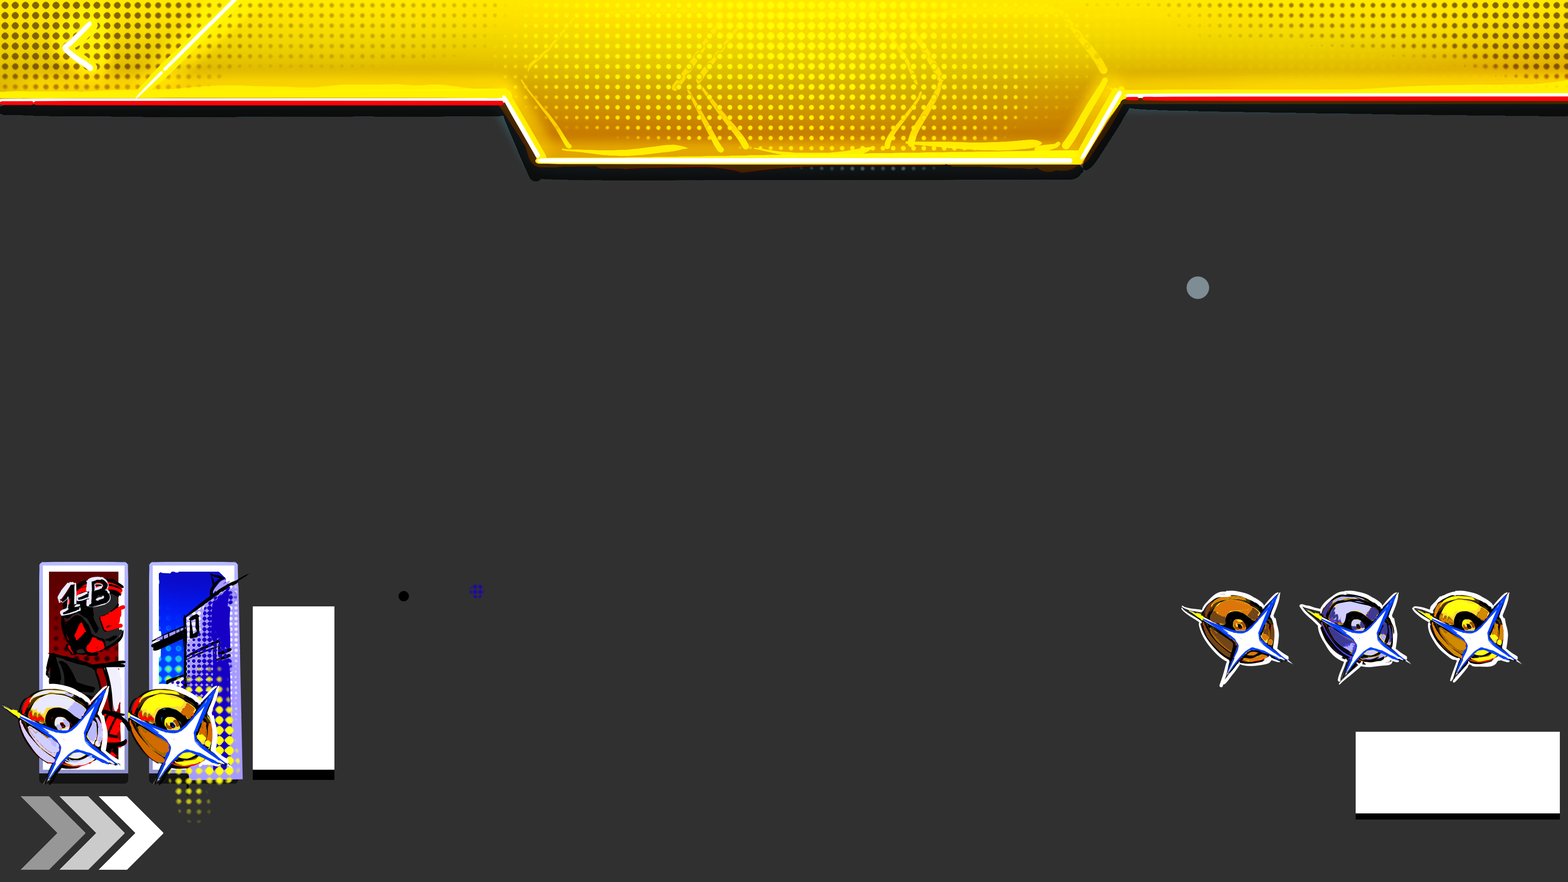
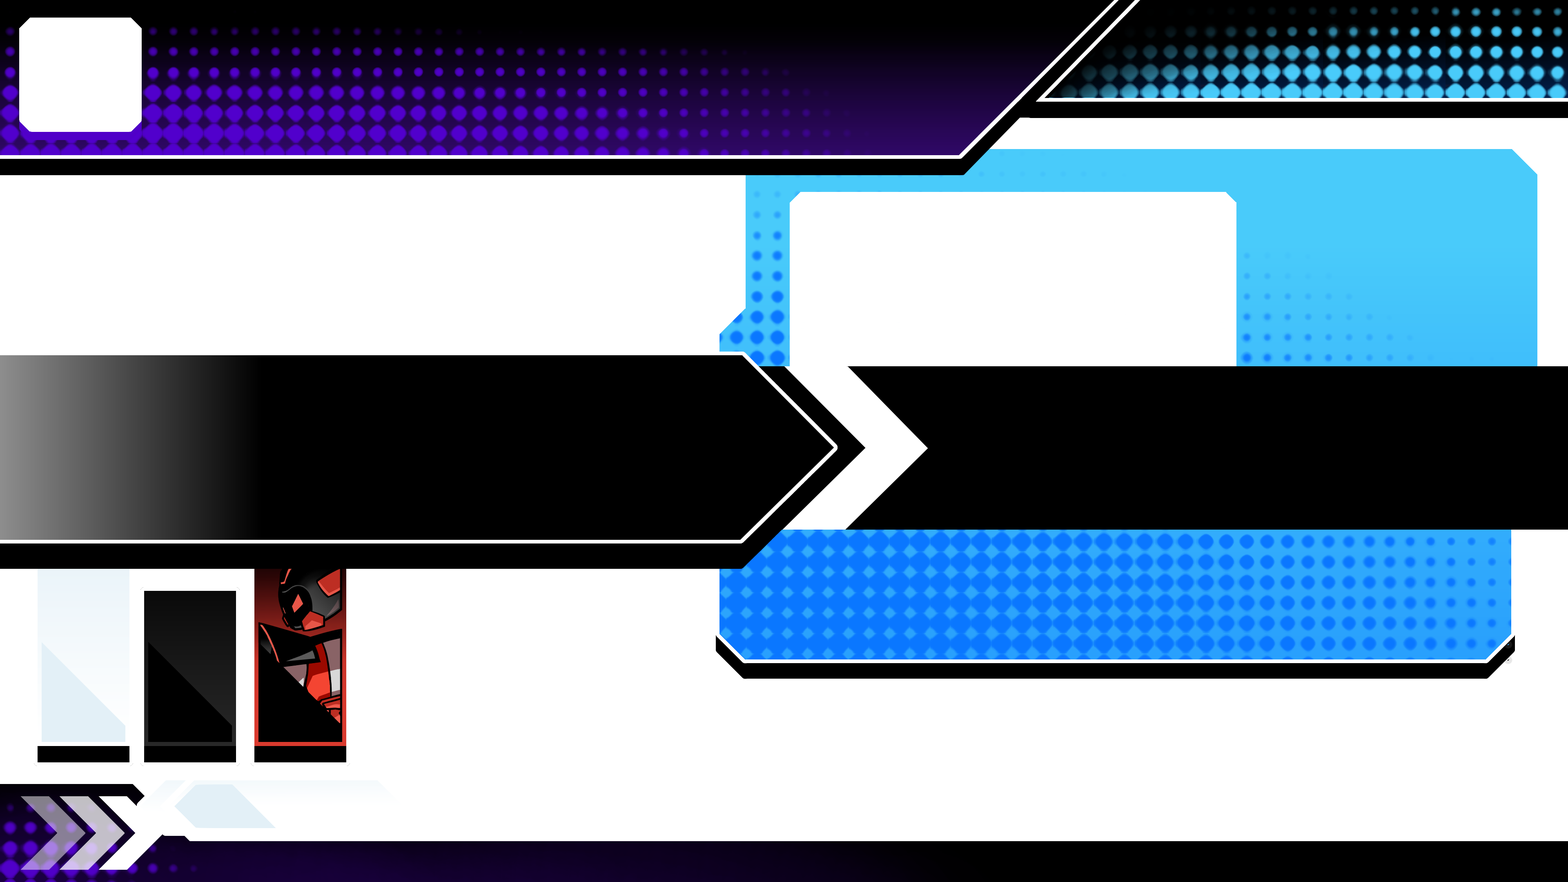
Before/after of a w=1568, h=882 layered artwork. What changed in the layer stack:
removed layer "Paint Layer 12" over [0, 0, 1568, 300]
removed layer "Copy of Paint Layer 11" (1st of 2) (was overlay, 45%) over [0, 0, 1568, 174]
removed layer "Copy of Paint Layer 11" (2nd of 2) (was overlay) over [0, 0, 1568, 174]
removed layer "Paint Layer 11" (was color) over [0, 0, 1568, 174]
removed layer "Copy of Paint Layer 10" (was overlay) over [0, 0, 1568, 183]
removed layer "Paint Layer 9" over [0, 0, 1568, 165]
removed layer "Copy of Paint Layer 8" (was 75%) over [0, 0, 1568, 182]
removed layer "Paint Layer 10" (was overlay) over [0, 62, 1568, 183]
removed group "UI-DEC_MainMenu-Top-Bar" (1st of 4) (12 layers) over [0, 561, 486, 824]
added group "Top-Bar" with 5 layers above "Upgrade-Pop-Up" over [0, 0, 1568, 176]
moved "UI-DEC_MainMenu-Top-Bar" (in "Top-Bar") into group "Top-Bar", painted on it over [0, 0, 1568, 764]
added group "Upgrade-Pop-Up" with 3 layers above "Tutorial-Pop-Up" over [0, 351, 1568, 569]
added layer "UI_Pop-Up-Left-Bar" in group "Upgrade-Pop-Up" over [0, 351, 838, 569]
added layer "UI_Pop-Up-Right-Bar" in group "Upgrade-Pop-Up" over [751, 366, 1568, 530]
added group "Tutorial-Pop-Up" with 3 layers above "Level-Buttons" over [0, 366, 1568, 530]
added layer "UI_Tutorial-Right-Bar" in group "Tutorial-Pop-Up" over [0, 366, 1093, 530]
added layer "UI_Tutorial-Full-Bar" in group "Tutorial-Pop-Up" over [0, 366, 1568, 530]
added group "Info-Panel" with 5 layers above "UI-DEC_MainMenu-Bottom-Bar" over [715, 145, 1542, 680]
added group "Level-Preview" with 3 layers in group "Info-Panel" over [789, 191, 1237, 444]
added layer "UI_Level-Preview" in group "Level-Preview" over [789, 191, 1237, 435]
added layer "UI_Info-Panel" in group "Info-Panel" over [715, 145, 1542, 680]
showed "UI-DEC_MainMenu-Bottom-Bar", painted on it over [0, 780, 1568, 882]
removed layer "Paint Layer 3" over [0, 0, 1568, 882]
…and 39 more changes (22 added, 17 removed)